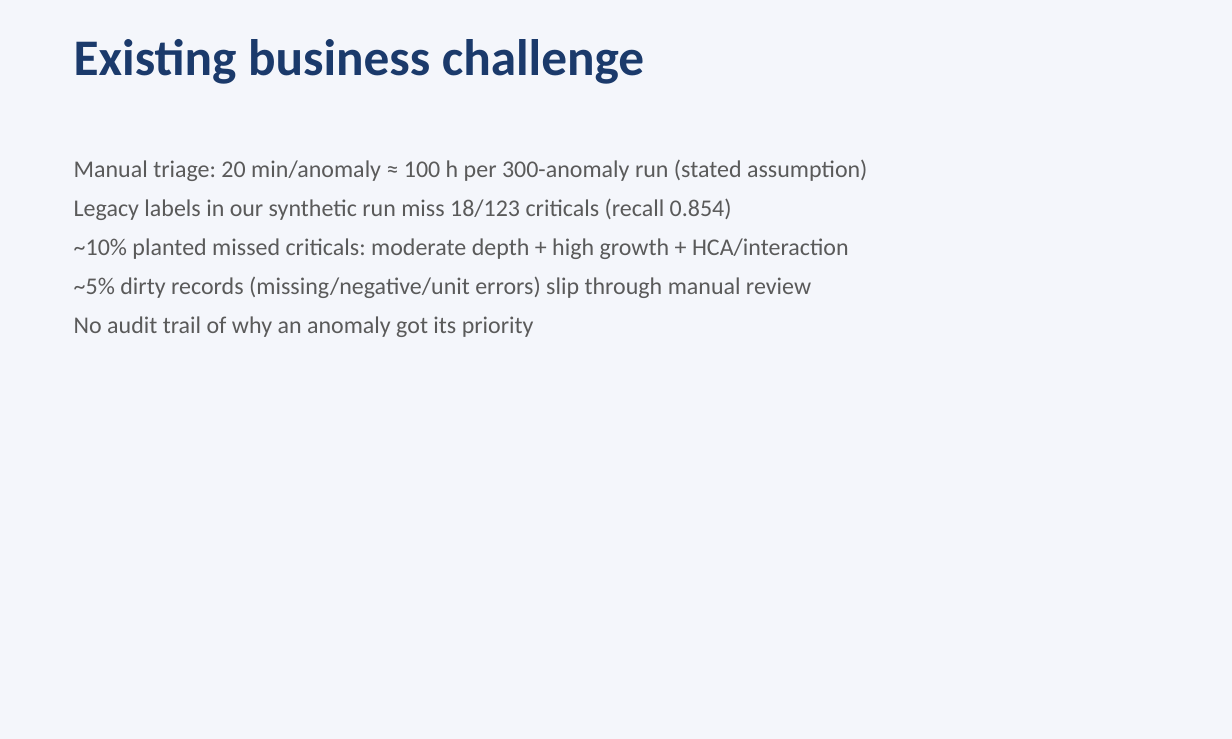
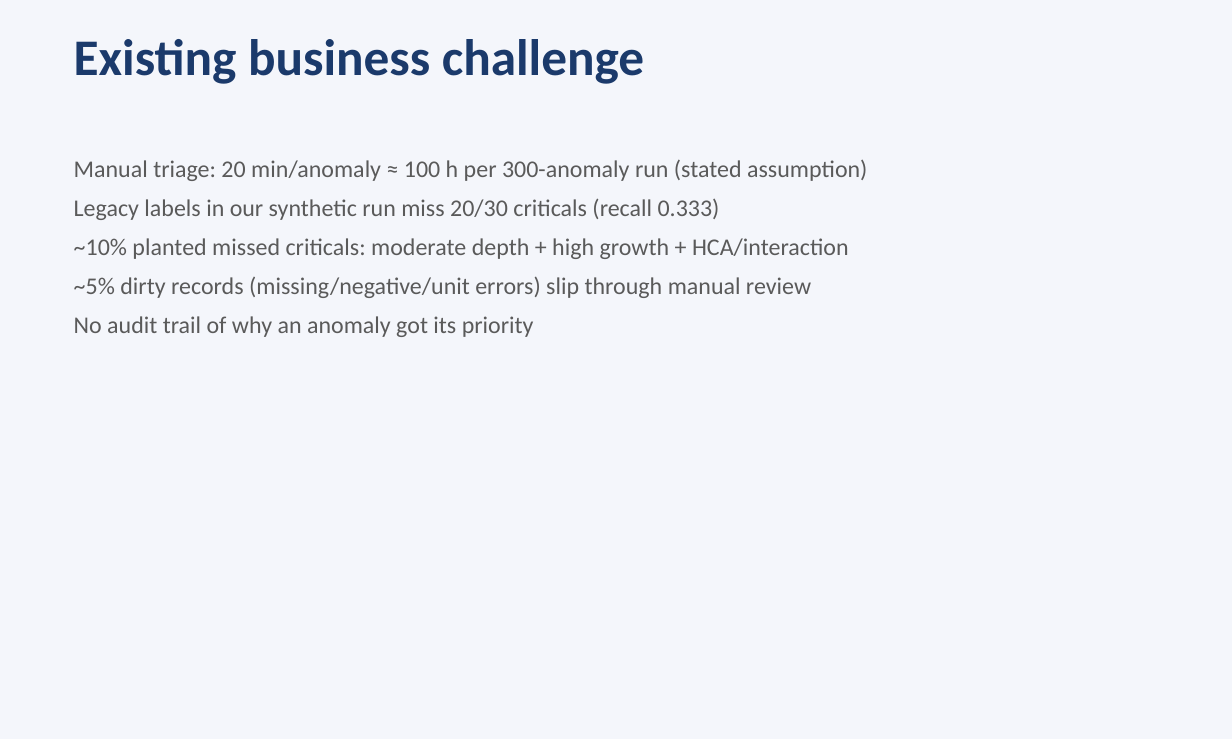
Before and after one commit to DeltaN04/Pipeline-Corrosion-Guard, a slide deck: slide 3 of presentation.pptx. Drawn at 1232x739 pixels with LibreOffice and Linux fonts; fonts in the diff are those of the drawing. Boxes give left, top, right and bottom in pixels: in the first picture for what was removed or moved away, otherwise in the second. Text is boxed around its words. In the diff, an @@ line names an element or a change of style, - is before the commit and + after.

```diff
--- a/presentation.pptx
+++ b/presentation.pptx
@@ text at (x1=74, y1=198, x2=720, y2=220): text changed @@
-Legacy labels in our synthetic run miss 18/123 criticals (recall 0.854)
+Legacy labels in our synthetic run miss 20/30 criticals (recall 0.333)
```
Also in this commit, not shown: 5 other slides changed, 1 slide added, 1 slide removed, 34 other files.
